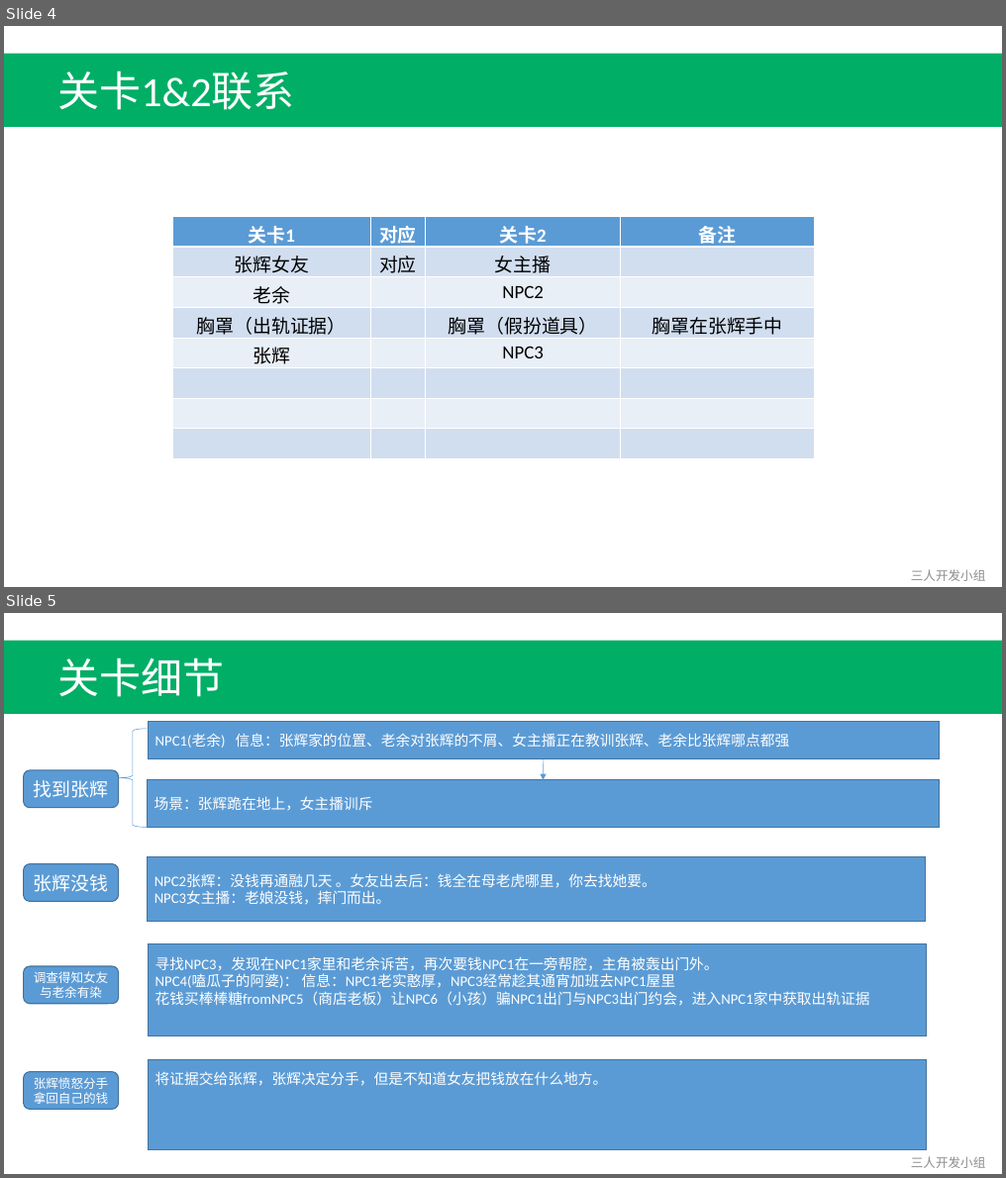
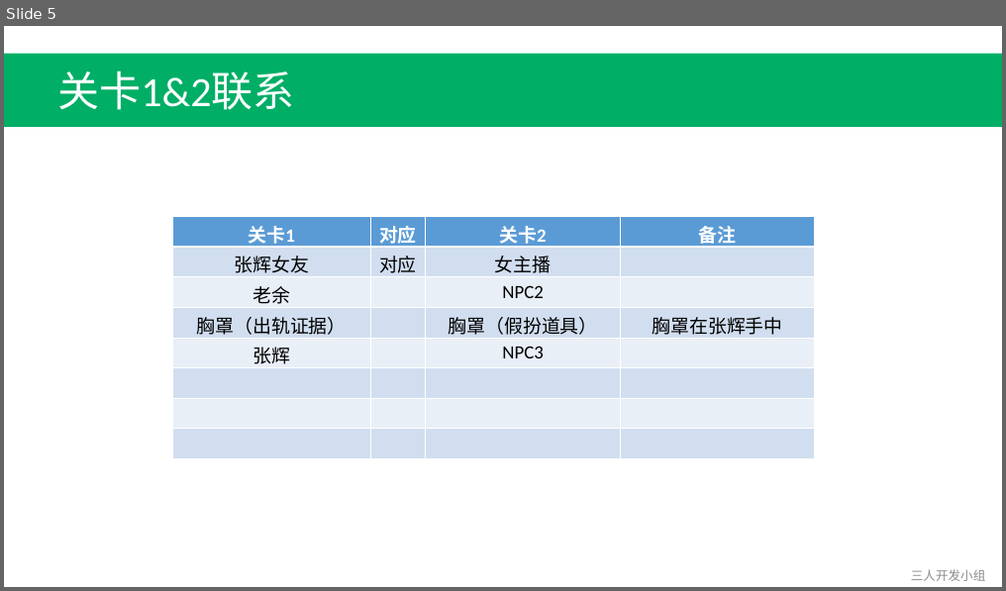
Before and after one commit to Fordebt/Give-me-my-money, a slide deck: 关卡1-沈永良.pptx. Shown one above the other, each under a label of ours: slides 4 and 5 before the commit, slide 5 after it. The pictures are 1006x1178 and 1006x591 pixels, drawn with LibreOffice and Linux fonts; fonts in the diff are those of the drawing. Boxes give left, top, right and bottom in pixels: in the first picture for what was removed or moved away, otherwise in the second. Text is boxed around its words. In the diff, an @@ line names an element or a change of style, - is before the commit and + after.

```diff
--- a/关卡1-沈永良.pptx
+++ b/关卡1-沈永良.pptx
@@ slide 5 removed at box(4, 613, 1002, 1174), background #FFFFFF @@
@@ rectangle removed at box(4, 640, 1002, 713) @@
@@ text removed at box(58, 658, 225, 697) @@
-关卡细节
@@ left brace removed at box(119, 729, 147, 828) @@
@@ rectangle removed at box(148, 722, 939, 759) @@
-NPC1(老余) 信息：张辉家的位置、老余对张辉的不屑、女主播正在教训张辉、老余比张辉哪点都强
@@ arrow removed from (544, 760) to (543, 780) @@
@@ rounded rectangle removed at box(24, 770, 119, 808) @@
-找到张辉
@@ rectangle removed at box(147, 780, 939, 827) @@
-场景：张辉跪在地上，女主播训斥
@@ rounded rectangle removed at box(24, 864, 119, 902) @@
-张辉没钱
@@ rectangle removed at box(147, 858, 926, 922) @@
-NPC2张辉：没钱再通融几天 。女友出去后：钱全在母老虎哪里，你去找她要。
-NPC3女主播：老娘没钱，摔门而出。
@@ rounded rectangle removed at box(24, 966, 119, 1004) @@
-调查得知女友与老余有染
@@ rectangle removed at box(148, 945, 927, 1036) @@
-寻找NPC3，发现在NPC1家里和老余诉苦，再次要钱NPC1在一旁帮腔，主角被轰出门外。
-NPC4(嗑瓜子的阿婆)： 信息：NPC1老实憨厚，NPC3经常趁其通宵加班去NPC1屋里
-花钱买棒棒糖fromNPC5（商店老板）让NPC6（小孩）骗NPC1出门与NPC3出门约会，进入NPC1家中获取出轨证据
@@ rounded rectangle removed at box(24, 1072, 119, 1109) @@
-张辉愤怒分手拿回自己的钱
@@ rectangle removed at box(148, 1059, 927, 1151) @@
-将证据交给张辉，张辉决定分手，但是不知道女友把钱放在什么地方。
@@ text removed at box(911, 1157, 986, 1168) @@
-三人开发小组
@@ what was slide 4 is now slide 5 @@
```
Also in this commit, not shown: 3 slides changed, 1 other slide removed, 6 other files.
